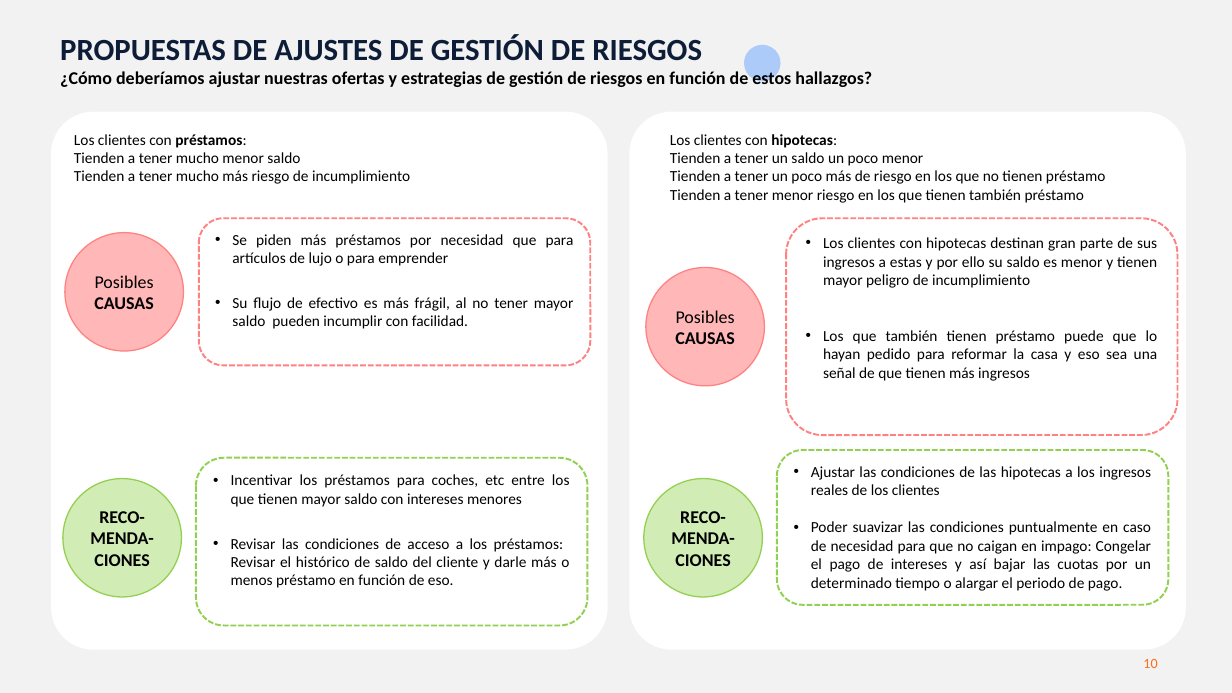
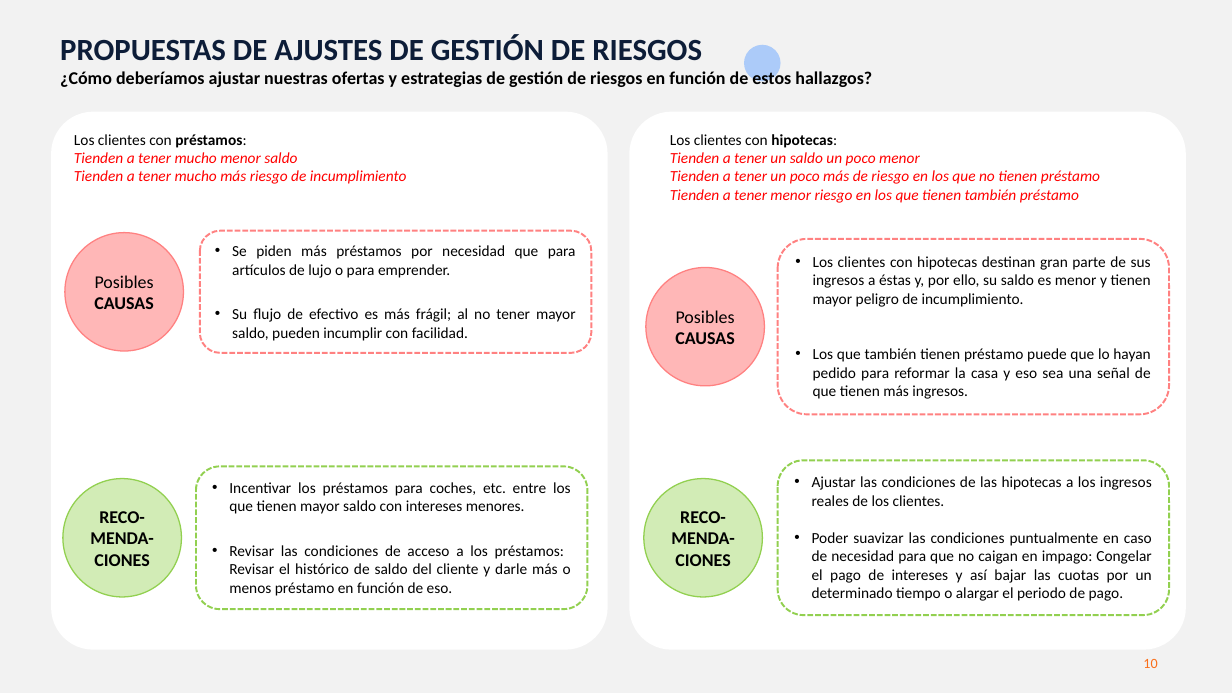
Before and after one commit to MarinaTorba/PersonalDataProrjects, a slide deck: slide 10 of Equip_B/results/S2_Presentacion_Finanzas.pptx. Drawn at 1232x693 pixels with LibreOffice and Linux fonts; fonts in the diff are those of the drawing. Boxes give left, top, right and bottom in pixels: in the first picture for what was removed or moved away, otherwise in the second. Text is boxed around its words. In the diff, an @@ line names an element or a change of style, - is before the commit and + after.

```diff
--- a/Equip_B/results/S2_Presentacion_Finanzas.pptx
+++ b/Equip_B/results/S2_Presentacion_Finanzas.pptx
@@ text at [74, 152, 407, 184]: text colour #000000 to #FF0000, italic on in "Tienden a tener mucho menor saldo", "Tienden a tener mucho más riesgo de ..." @@
@@ text at [670, 152, 1100, 203]: text colour #000000 to #FF0000, italic on in "Tienden a tener un saldo un poco ...", "Tienden a tener un poco más de ...", "Tienden a tener menor riesgo en los ..." @@
@@ rounded rectangle "Se piden más préstamos por ...": place and size @@
-rounded rectangle "Se piden más préstamos por ..." at [199, 218, 591, 365]
+rounded rectangle "Se piden más préstamos por ..." at [200, 231, 592, 353]
@@ rounded rectangle "Los clientes con hipotecas destinan ...": place and size @@
-rounded rectangle "Los clientes con hipotecas destinan ..." at [787, 218, 1178, 435]
+rounded rectangle "Los clientes con hipotecas destinan ..." at [778, 239, 1170, 415]
@@ text in rounded rectangle at [232, 245, 576, 341]: text changed @@
-• Se piden más préstamos por necesidad que para artículos de lujo o para emprender
-• Su flujo de efectivo es más frágil, al no tener mayor saldo pueden incumplir con facilidad.
+• Se piden más préstamos por necesidad que para artículos de lujo o para emprender.
+• Su flujo de efectivo es más frágil; al no tener mayor saldo, pueden incumplir con facilidad.
@@ text in rounded rectangle at [813, 256, 1151, 399]: text changed @@
-• Los clientes con hipotecas destinan gran parte de sus ingresos a estas y por ello su saldo es menor y tienen mayor peligro de incumplimiento
-• Los que también tienen préstamo puede que lo hayan pedido para reformar la casa y eso sea una señal de que tienen más ingresos
+• Los clientes con hipotecas destinan gran parte de sus ingresos a éstas y, por ello, su saldo es menor y tienen mayor peligro de incumplimiento.
+• Los que también tienen préstamo puede que lo hayan pedido para reformar la casa y eso sea una señal de que tienen más ingresos.
@@ rounded rectangle "Incentivar los préstamos para coches, ...": place and size @@
-rounded rectangle "Incentivar los préstamos para coches, ..." at [196, 457, 588, 626]
+rounded rectangle "Incentivar los préstamos para coches, ..." at [196, 467, 588, 610]
@@ rounded rectangle "Ajustar las condiciones de las ...": place and size @@
-rounded rectangle "Ajustar las condiciones de las ..." at [777, 450, 1169, 605]
+rounded rectangle "Ajustar las condiciones de las ..." at [778, 460, 1170, 616]
@@ text in rounded rectangle at [812, 476, 1152, 506]: text changed @@
-• Ajustar las condiciones de las hipotecas a los ingresos reales de los clientes
+• Ajustar las condiciones de las hipotecas a los ingresos reales de los clientes.
@@ text in rounded rectangle at [229, 482, 571, 514]: text changed @@
-• Incentivar los préstamos para coches, etc entre los que tienen mayor saldo con intereses menores
+• Incentivar los préstamos para coches, etc. entre los que tienen mayor saldo con intereses menores.
```
Also in this commit, not shown: 8 other slides changed.
